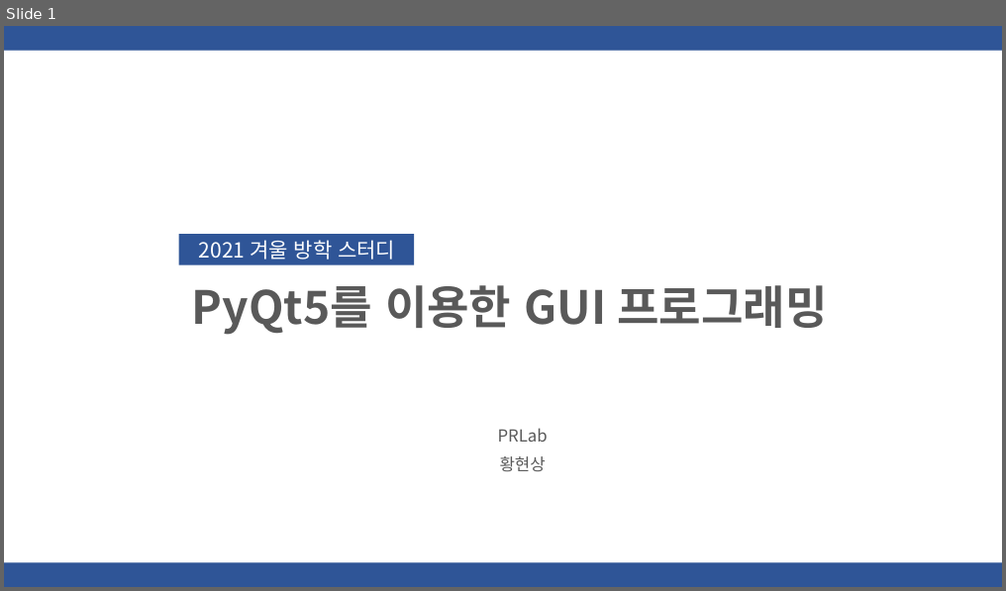
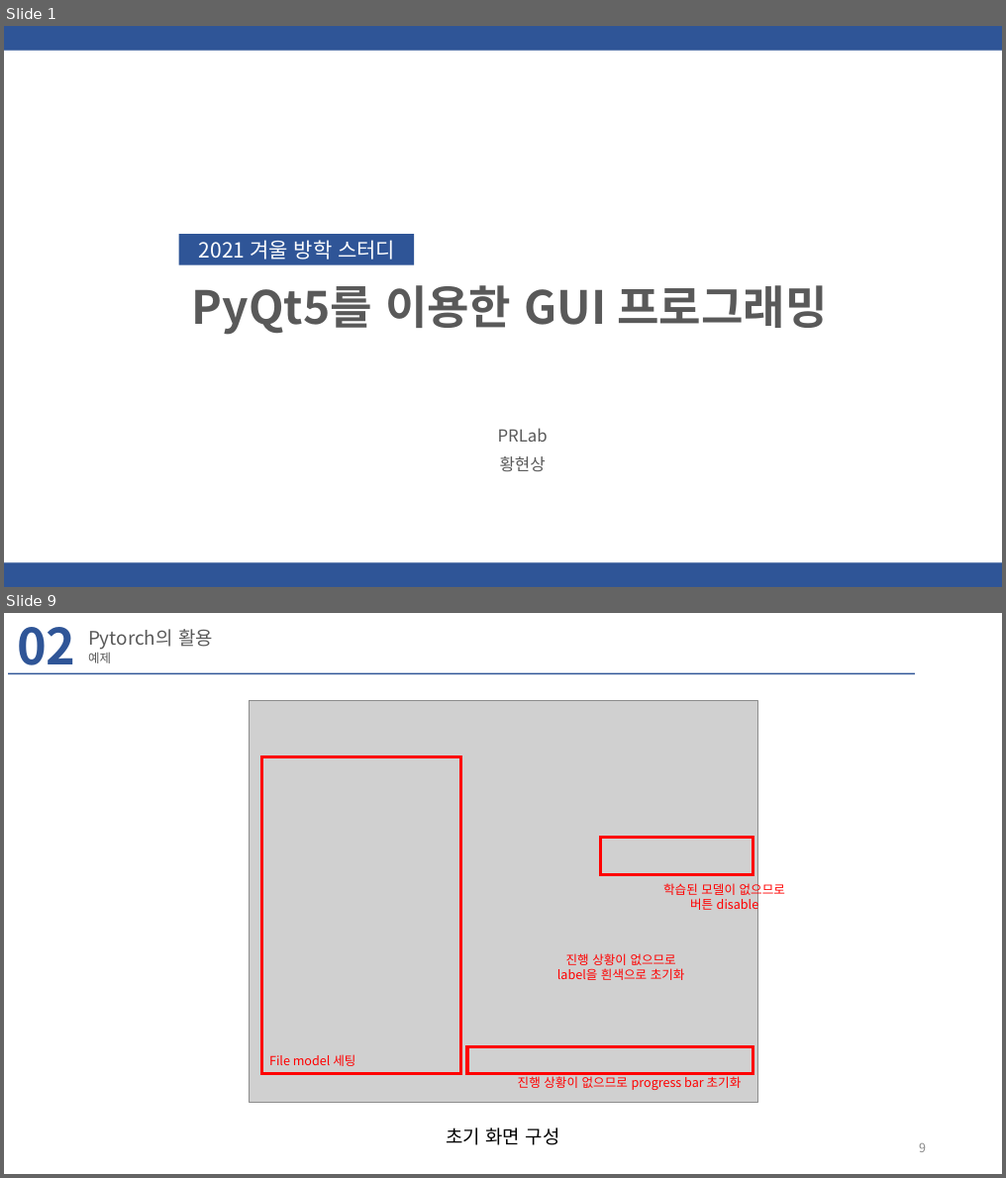
Before and after one commit to hyeonsanghwang/Lab_study, a slide deck: PPT/PyQt5를 이용한 GUI 프로그래밍 03.pptx. Shown one above the other, each under a label of ours: slide 1 before the commit, slides 1 and 9 after it; the slides between them are not shown. The pictures are 1006x591 and 1006x1178 pixels, drawn with LibreOffice and Linux fonts; fonts in the diff are those of the drawing; grey boxes stand for pictures; background and template pictures are left out. Boxes give left, top, right and bottom in pixels: in the first picture for what was removed or moved away, otherwise in the second. Text is boxed around its words. In the diff, an @@ line names an element or a change of style, - is before the commit and + after.

```diff
--- a/PPT/PyQt5를 이용한 GUI 프로그래밍 03.pptx
+++ b/PPT/PyQt5를 이용한 GUI 프로그래밍 03.pptx
@@ slide 9 added at bbox=[4, 613, 1002, 1174], background #FFFFFF @@
@@ text added at bbox=[17, 627, 75, 674], 48 pt, text #2F5597, bold @@
+02
@@ title added at bbox=[88, 629, 213, 650], 18 pt, text #595959 @@
+Pytorch의 활용
@@ text added at bbox=[88, 652, 111, 663], 11.9 pt, text #595959 @@
+예제
@@ rectangle added at bbox=[8, 672, 915, 674], fill #2F5597 @@
@@ picture added at bbox=[249, 700, 757, 1102] @@
@@ rectangle added at bbox=[262, 757, 461, 1074], outline #FF0000 3 pt @@
@@ rectangle added at bbox=[601, 837, 752, 874], outline #FF0000 3 pt @@
@@ text added at bbox=[663, 880, 785, 913], 12 pt, text #FF0000 @@
+학습된 모델이 없으므로
+버튼 disable
@@ text added at bbox=[557, 954, 685, 980], 12 pt, text #FF0000 @@
+진행 상황이 없으므로
+label을 흰색으로 초기화
@@ text added at bbox=[269, 1055, 355, 1066], 12 pt, text #FF0000 @@
+File model 세팅
@@ rectangle added at bbox=[467, 1048, 752, 1074], outline #FF0000 3 pt @@
@@ text added at bbox=[518, 1074, 742, 1090], 12 pt, text #FF0000 @@
+진행 상황이 없으므로 progress bar 초기화
@@ text added at bbox=[447, 1128, 560, 1146], 18 pt, text #000000 @@
+초기 화면 구성
@@ page number added at bbox=[919, 1144, 926, 1153], 12 pt, text #8C8C8C @@
+9
```
Also in this commit, not shown: 3 slides changed, 20 other slides added, 24 slides removed, 20 other files.
